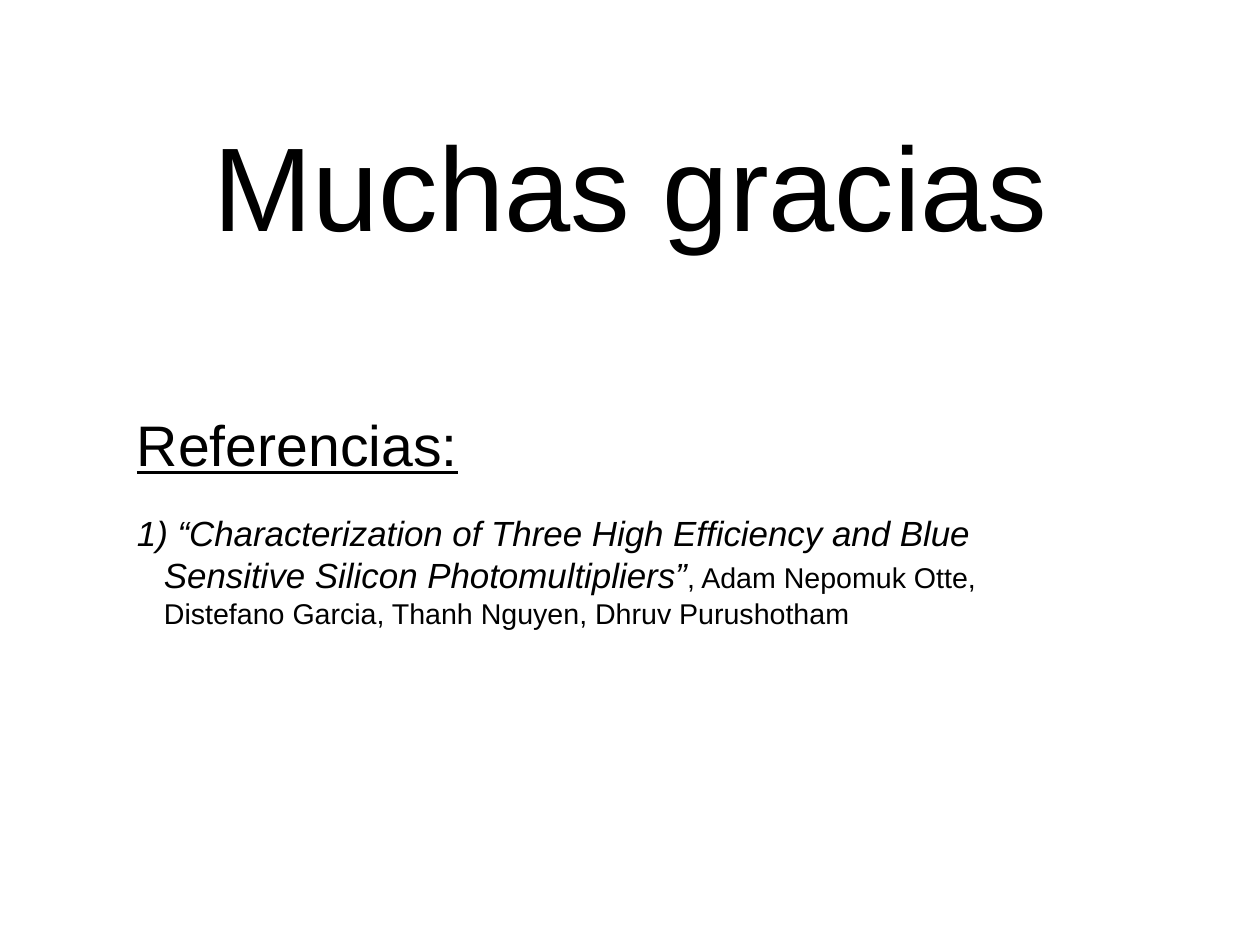
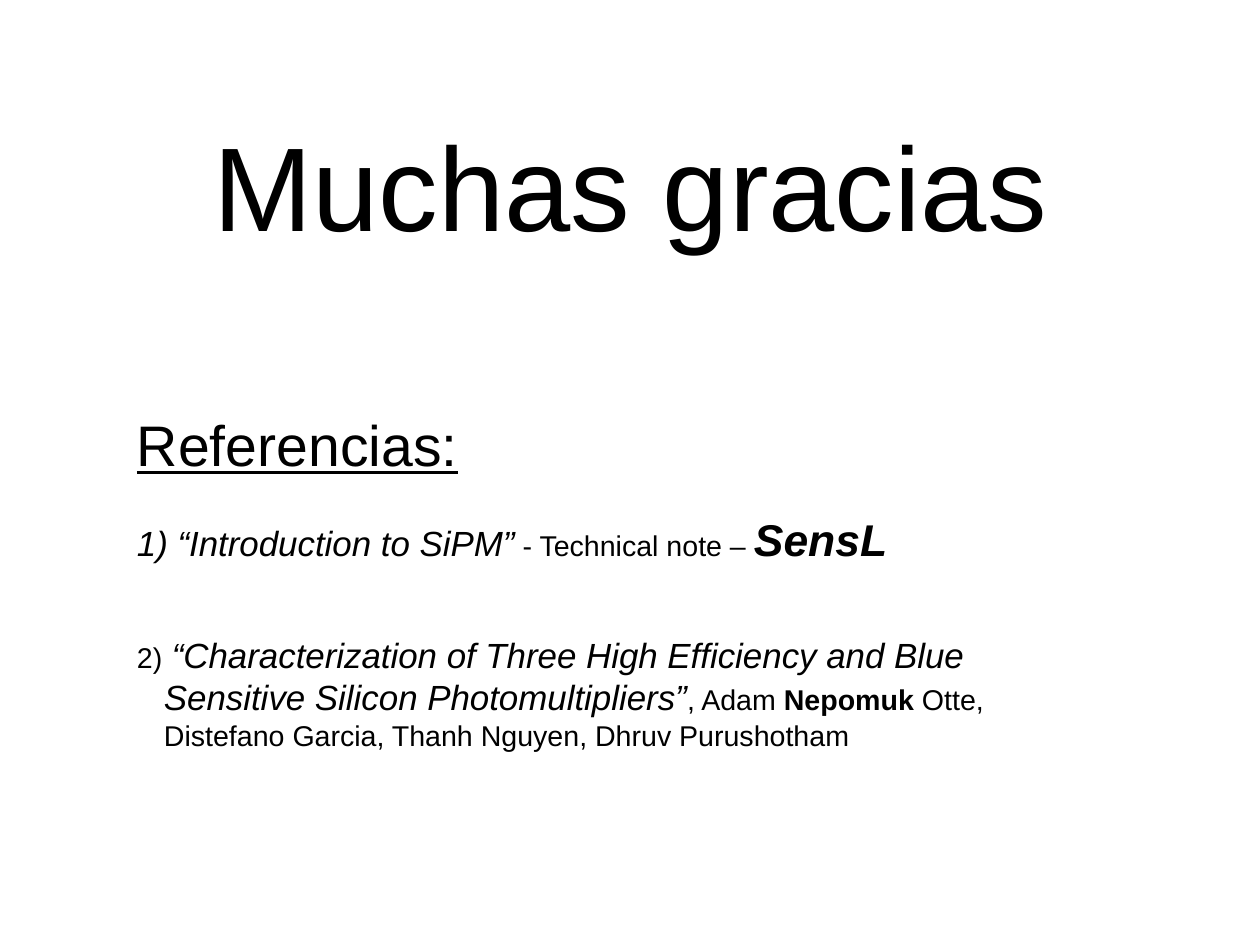
Before and after one commit to labosat/Labo-7, a slide deck: slide 14 of Charla Avance Labo7.odp. Drawn at 1260x945 pixels with LibreOffice and Linux fonts; fonts in the diff are those of the drawing. Boxes give left, top, right and bottom in pixels: in the first picture for what was removed or moved away, otherwise in the second. Text is boxed around its words. In the diff, an @@ line names an element or a change of style, - is before the commit and + after.

```diff
--- a/Charla Avance Labo7.odp
+++ b/Charla Avance Labo7.odp
@@ text at <box>178,525,887,557</box>: paragraph added @@
+1) “Introduction to SiPM” - Technical note – SensL
@@ text at <box>164,642,984,751</box>: bold on in "Nepomuk" @@
```
Also in this commit, not shown: 3 other slides changed, 2 other files.
